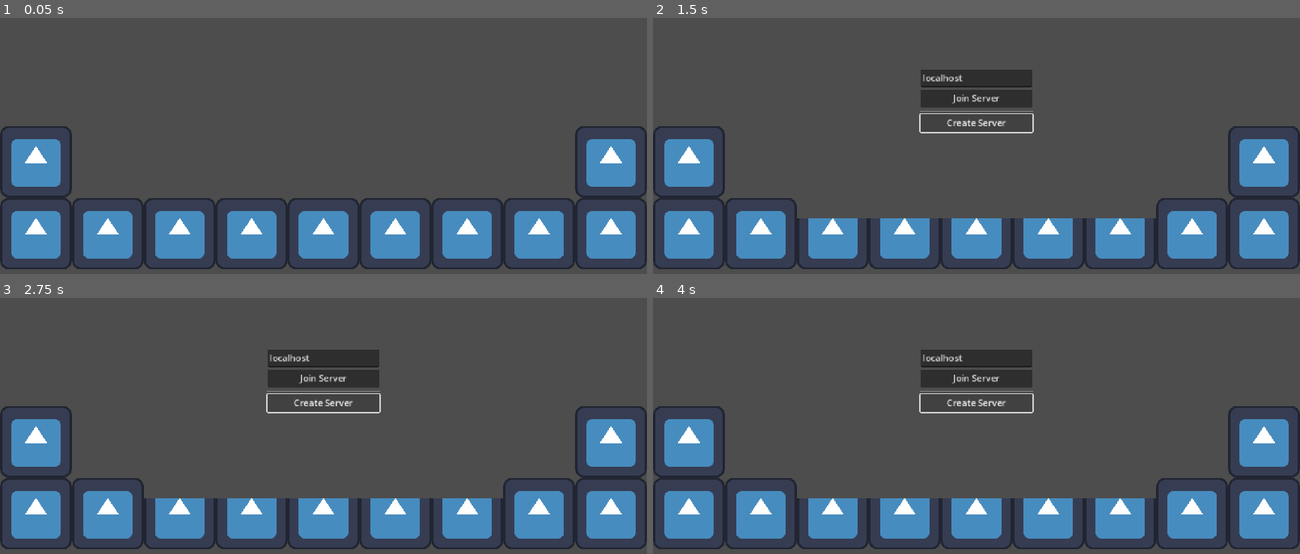
Above: before the commit, frames 1-4 (two rows, left to right).
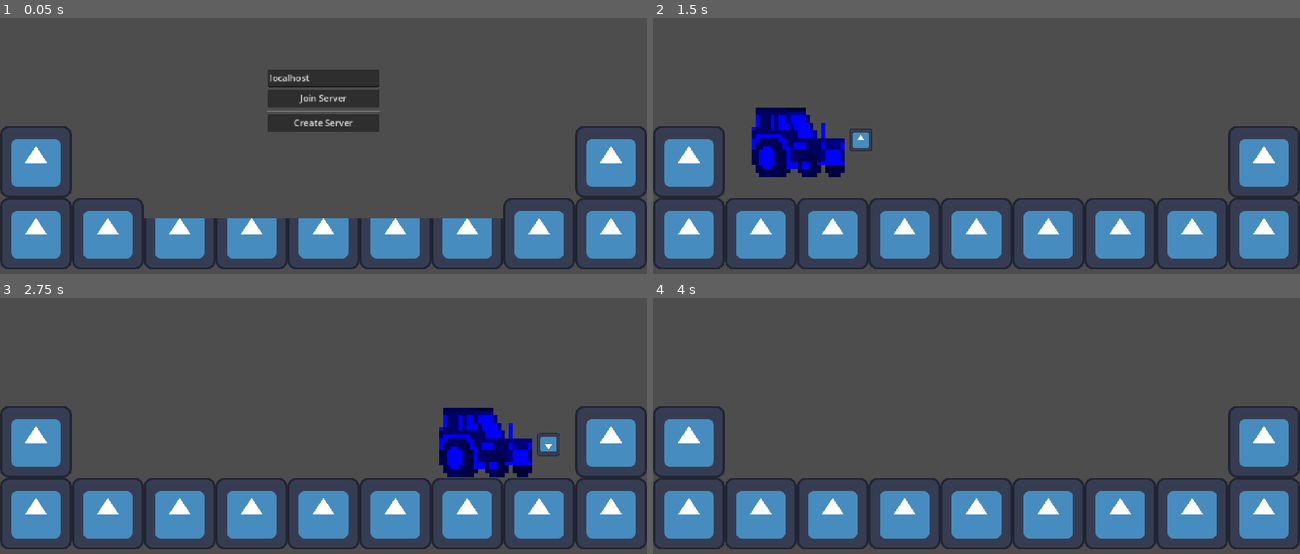
Above: after the commit, the same moments.

Repository: janekx21/lizard-world
Game: Godot game, scene res://game/game.tscn
Two runs of this game, one before a commit and one after it. Both use one fixed random seed, a clock stepped at 60 frames per second and the inputs below. Before the commit the project starts from res://screen.tscn. The engine's default icon, where the game draws it, is replaced by a stand-in: a white triangle on a blue panel in a dark square.
Inputs:
- Up to frame 1 (0.05 s): no input
- Up to frame 2 (1.5 s): click "Join Server" at 0.5 s; click "Create Server" at 1.25 s
- Up to frame 3 (2.75 s): tap Enter at 2 s; hold Right (move_right) from 2.03 s (still down); tap S (attack) at 2.1 s; tap A (jump) at 2.27 s
- Up to frame 4 (4 s): tap S (attack) at 2.85, 3.6 s; tap A (jump) at 3.02 s; release Right (move_right) at 3.53 s; hold Left (move_left) from 3.53 s (still down)

The runs differ from the first frame. In frame 1, 5.1% of the frame differs, in the area x 22-78%, y 20-79%; in frame 2, 7.6%, in the area x 15-78%, y 20-79%; in frame 3, 7.6%; in frame 4, 4.3%.

Commit message:
refactorings

Diff:
--- a/screen.gd
+++ b/game/game.gd
@@ -3,20 +3,23 @@
 const PORT = 4433
 
 func _ready():
-	# Start paused.
-	get_tree().paused = true
-
 	# Automatically start the server in headless mode.
 	if DisplayServer.get_name() == "headless":
 		print("Automatically starting dedicated server.")
-		_on_host_pressed.call_deferred()
-	await get_tree().create_timer(.1).timeout
-	$MasterPopup.popup_centered()
-
+		start_server()
+	else:
+		# Start paused.
+		get_tree().paused = true
+		await get_tree().process_frame
+		$MasterPopup.popup_centered()
 
 func _on_host_pressed():
-	print("on host")
-	# Start as server.
+	start_server()
+	$MasterPopup.hide()
+	get_tree().paused = false
+	add_player(multiplayer.get_unique_id())
+
+func start_server():
 	var peer = ENetMultiplayerPeer.new()
 	peer.create_server(PORT)
 	if peer.get_connection_status() == MultiplayerPeer.CONNECTION_DISCONNECTED:
@@ -24,13 +27,17 @@
 		return
 	multiplayer.multiplayer_peer = peer
 	peer.peer_connected.connect(add_player)
+	peer.peer_disconnected.connect(remove_player)
+
+func _on_connect_pressed():
+	start_client()
+	await multiplayer.multiplayer_peer.peer_connected
 	$MasterPopup.hide()
 	get_tree().paused = false
-	add_player(multiplayer.get_unique_id())
+	await multiplayer.multiplayer_peer.peer_disconnected
+	get_tree().reload_current_scene()
 
-func _on_connect_pressed():
-	print("on connect")
-	# Start as client.
+func start_client():
 	var txt: String = $MasterPopup/CenterContainer/VBoxContainer/Host.text
 	if txt == "":
 		OS.alert("Need a remote to connect to.")
@@ -41,12 +48,12 @@
 		OS.alert("Failed to start multiplayer client.")
 		return
 	multiplayer.multiplayer_peer = peer
-	await peer.peer_connected
-	$MasterPopup.hide()
-	get_tree().paused = false
 
 func add_player(peer_id):
-	var player = preload("res://scenes/player.tscn").instantiate()
+	var player = preload("res://player/player.tscn").instantiate()
 	player.name = str(peer_id)
 	player.global_position = $Spawns.get_children().pick_random().global_position
 	$Network.add_child(player)
+
+func remove_player(peer_id):
+	$Network.remove_child($Network.get_node(str(peer_id)))
--- a/screen.tscn
+++ b/game/game.tscn
@@ -1,10 +1,10 @@
-[gd_scene load_steps=5 format=3 uid="uid://dixjlui6rugkt"]
+[gd_scene load_steps=5 format=3 uid="uid://c5iknbtcn5etf"]
 
-[ext_resource type="Script" path="res://screen.gd" id="1_ohqhd"]
-[ext_resource type="Texture2D" uid="uid://dbcrwkj8v3rka" path="res://icon.svg" id="2_p4ius"]
+[ext_resource type="Script" path="res://game/game.gd" id="1_7bnle"]
+[ext_resource type="Texture2D" uid="uid://dbcrwkj8v3rka" path="res://icon.svg" id="2_qexsu"]
 
 [sub_resource type="TileSetAtlasSource" id="TileSetAtlasSource_wd8dc"]
-texture = ExtResource("2_p4ius")
+texture = ExtResource("2_qexsu")
 texture_region_size = Vector2i(128, 128)
 0:0/0 = 0
 0:0/0/physics_layer_0/linear_velocity = Vector2(0, 0)
@@ -16,13 +16,13 @@
 physics_layer_0/collision_layer = 1
 sources/0 = SubResource("TileSetAtlasSource_wd8dc")
 
-[node name="Screen" type="Node2D"]
-script = ExtResource("1_ohqhd")
+[node name="Game" type="Node2D"]
+script = ExtResource("1_7bnle")
 
 [node name="Network" type="Node" parent="."]
 
 [node name="MultiplayerSpawner" type="MultiplayerSpawner" parent="."]
-_spawnable_scenes = PackedStringArray("res://scenes/player.tscn", "res://scenes/hurtbox.tscn")
+_spawnable_scenes = PackedStringArray("res://player/player.tscn", "res://player/hurtbox.tscn")
 spawn_path = NodePath("../Network")
 
 [node name="MasterPopup" type="Window" parent="."]
--- a/scenes/Hitbox.gd
+++ b/player/Hitbox.gd
@@ -11,7 +11,4 @@
 	if area is Hurtbox:
 		var other = area.get_player()
 		if other.team != player.team:
-			player.get_damage(1)
-
-func get_hit(damage: int, from_peer_id: int):
-	player.get_damage.rpc(damage, from_peer_id)
+			player.get_damage(area.damage)
--- a/scenes/hurtbox.gd
+++ b/player/hurtbox.gd
@@ -9,4 +9,4 @@
 		queue_free()
 
 func get_player()-> Player:
-	return $"/root/Screen/Network".get_node(str(origin_peer_id)) as Player
+	return $"/root/Game/Network".get_node(str(origin_peer_id)) as Player
--- a/scenes/hurtbox.tscn
+++ b/player/hurtbox.tscn
@@ -1,7 +1,7 @@
-[gd_scene load_steps=5 format=3 uid="uid://blml6fbh57pgb"]
+[gd_scene load_steps=5 format=3 uid="uid://qnv5lftbq51n"]
 
-[ext_resource type="Texture2D" uid="uid://dbcrwkj8v3rka" path="res://icon.svg" id="1_1xvgk"]
-[ext_resource type="Script" path="res://scenes/hurtbox.gd" id="1_ti7nb"]
+[ext_resource type="Script" path="res://player/hurtbox.gd" id="1_u6gpb"]
+[ext_resource type="Texture2D" uid="uid://dbcrwkj8v3rka" path="res://icon.svg" id="2_661mk"]
 
 [sub_resource type="RectangleShape2D" id="RectangleShape2D_qnb5v"]
 size = Vector2(40, 80)
@@ -18,7 +18,7 @@
 properties/2/sync = true
 
 [node name="Hurtbox" type="Area2D"]
-script = ExtResource("1_ti7nb")
+script = ExtResource("1_u6gpb")
 
 [node name="CollisionShape2D" type="CollisionShape2D" parent="."]
 position = Vector2(0.5, 0)
--- a/player.gd
+++ b/player/player.gd
@@ -17,7 +17,7 @@
 	print("spawned with id ", get_id(), " my id ", multiplayer.get_unique_id())
 	set_multiplayer_authority(get_id())
 
-func _process(delta):
+func _process(_delta):
 	$Sprite2D.modulate = team
 
 func _physics_process(delta):
@@ -46,13 +46,13 @@
 
 @rpc("call_local")
 func attack(at: Vector2, from_peer_id: int):
-	var hurtbox = preload("res://scenes/hurtbox.tscn").instantiate()
+	var hurtbox = preload("res://player/hurtbox.tscn").instantiate()
 	hurtbox.global_position = at
 	hurtbox.origin_peer_id = from_peer_id
-	hurtbox.damage = 123
+	hurtbox.damage = 1
 	find_parent("Network").add_child(hurtbox, true)
 
 func get_damage(damage: int):
-	hp -= 1
+	hp -= damage
 	if hp <= 0:
 		queue_free()
--- a/scenes/player.tscn
+++ b/player/player.tscn
@@ -1,9 +1,9 @@
-[gd_scene load_steps=8 format=3 uid="uid://5ivpbo3iy32x"]
+[gd_scene load_steps=8 format=3 uid="uid://bf8ui25uknntv"]
 
-[ext_resource type="Script" path="res://player.gd" id="1_mfejh"]
-[ext_resource type="Texture2D" uid="uid://dbcrwkj8v3rka" path="res://icon.svg" id="1_v3w73"]
-[ext_resource type="Texture2D" uid="uid://xb55bxdmc51w" path="res://textures/tractor.png" id="2_jwswa"]
-[ext_resource type="Script" path="res://scenes/Hitbox.gd" id="3_crkm5"]
+[ext_resource type="Script" path="res://player/player.gd" id="1_w4ivo"]
+[ext_resource type="Texture2D" uid="uid://xb55bxdmc51w" path="res://textures/tractor.png" id="2_e5i5t"]
+[ext_resource type="Script" path="res://player/Hitbox.gd" id="3_meryt"]
+[ext_resource type="Texture2D" uid="uid://dbcrwkj8v3rka" path="res://icon.svg" id="4_pxlay"]
 
 [sub_resource type="CapsuleShape2D" id="CapsuleShape2D_53gs1"]
 radius = 63.0
@@ -27,18 +27,18 @@
 properties/3/sync = true
 
 [node name="Player" type="CharacterBody2D"]
-script = ExtResource("1_mfejh")
+script = ExtResource("1_w4ivo")
 
 [node name="Sprite2D" type="Sprite2D" parent="."]
 scale = Vector2(6.88889, 6.88889)
-texture = ExtResource("2_jwswa")
+texture = ExtResource("2_e5i5t")
 
 [node name="Shape" type="CollisionShape2D" parent="."]
 shape = SubResource("CapsuleShape2D_53gs1")
 
 [node name="Hitbox" type="Area2D" parent="Shape" node_paths=PackedStringArray("player")]
 position = Vector2(0, 1)
-script = ExtResource("3_crkm5")
+script = ExtResource("3_meryt")
 player = NodePath("../..")
 
 [node name="CollisionShape2D" type="CollisionShape2D" parent="Shape/Hitbox"]
--- a/project.godot
+++ b/project.godot
@@ -11,7 +11,7 @@
 [application]
 
 config/name="lizard-world"
-run/main_scene="res://screen.tscn"
+run/main_scene="res://game/game.tscn"
 config/features=PackedStringArray("4.0", "GL Compatibility")
 config/icon="res://icon.svg"
 
Not shown, changed: export_presets.cfg
Not shown: 1 places in player/hurtbox.tscn that only renumber resources
Not shown: 1 places in player/player.tscn that only renumber resources
